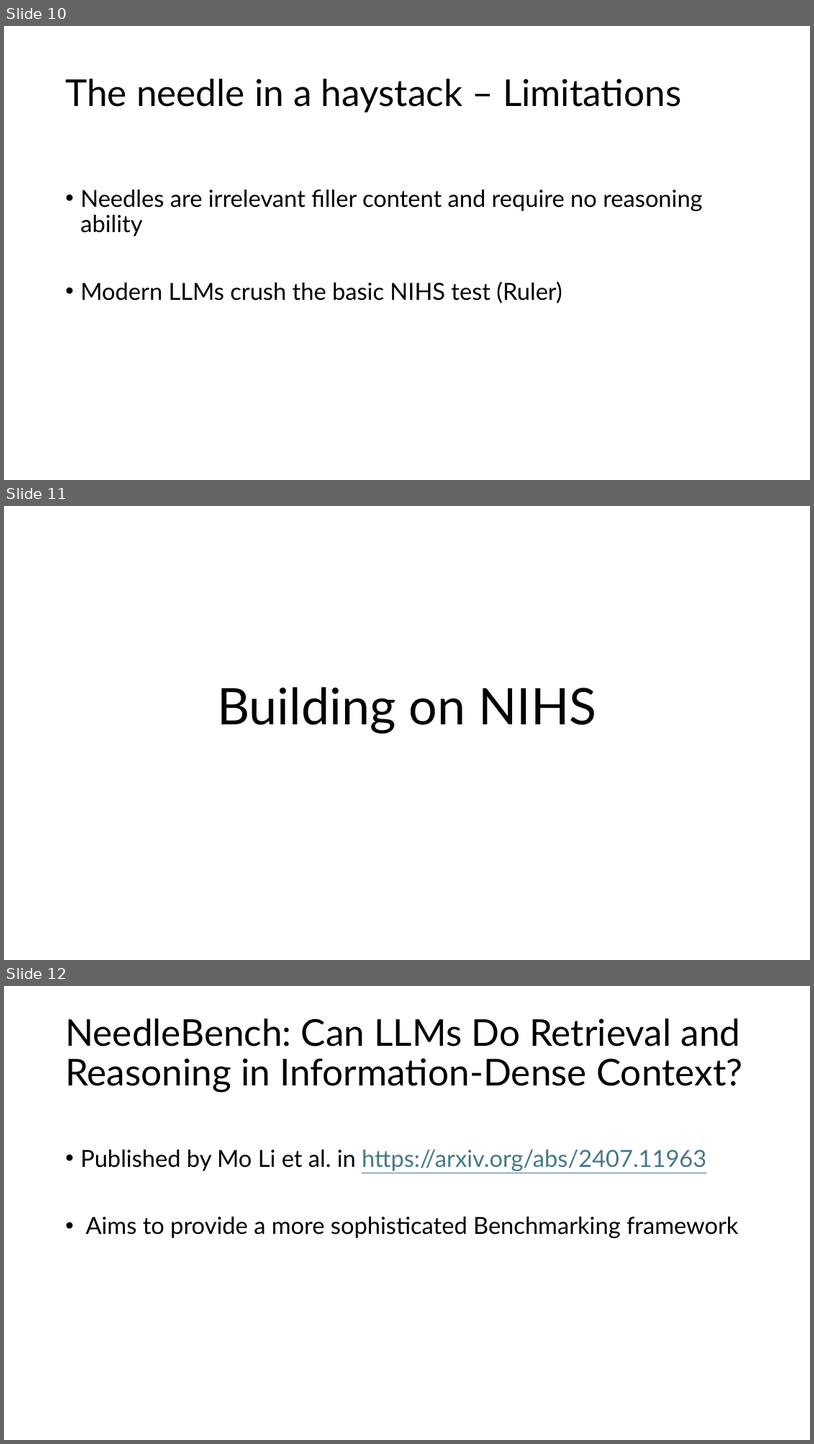
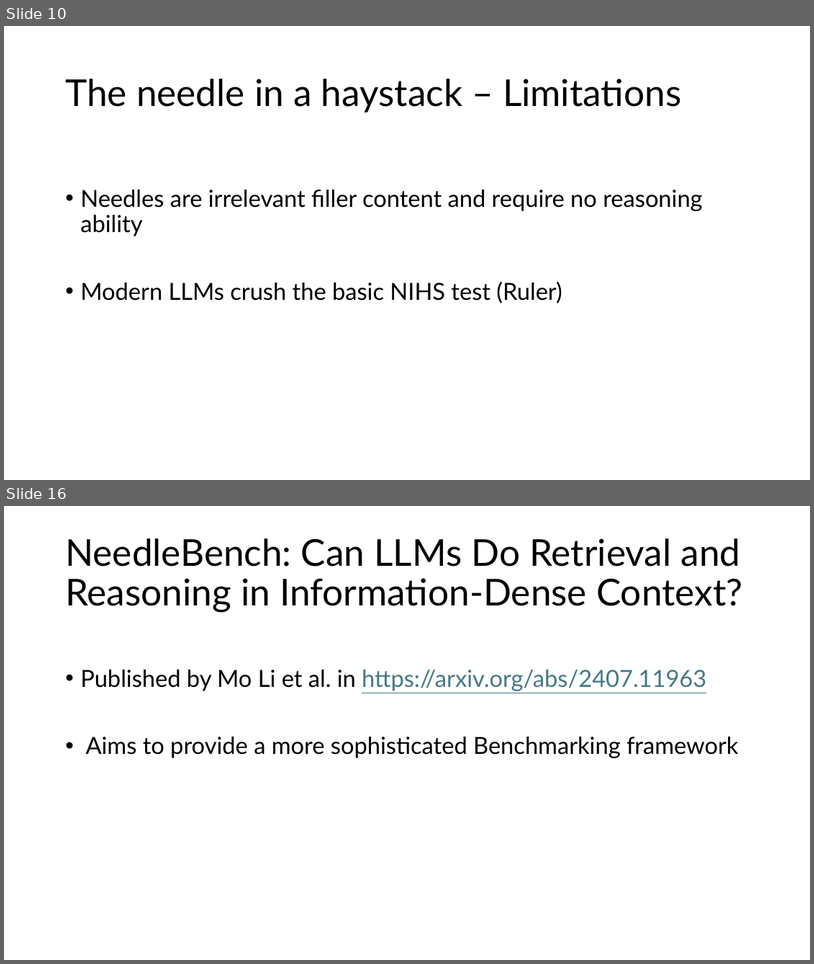
Before and after one commit to st156832/RAML-seminar, a slide deck: RAML-seminar.pptx. Shown one above the other, each under a label of ours: slides 10, 11 and 12 before the commit, slides 10 and 16 after it; the slides between them are not shown. The pictures are 814x1444 and 814x964 pixels, drawn with LibreOffice and Linux fonts; fonts in the diff are those of the drawing. Boxes give left, top, right and bottom in pixels: in the first picture for what was removed or moved away, otherwise in the second. Text is boxed around its words. In the diff, an @@ line names an element or a change of style, - is before the commit and + after.

```diff
--- a/RAML-seminar.pptx
+++ b/RAML-seminar.pptx
@@ slide 11 removed at (4, 506, 810, 960), background #FFFFFF @@
@@ title removed at (217, 687, 597, 734) @@
-Building on NIHS
@@ what was slide 12 is now slide 16 @@
```
Also in this commit, not shown: 4 slides added.
